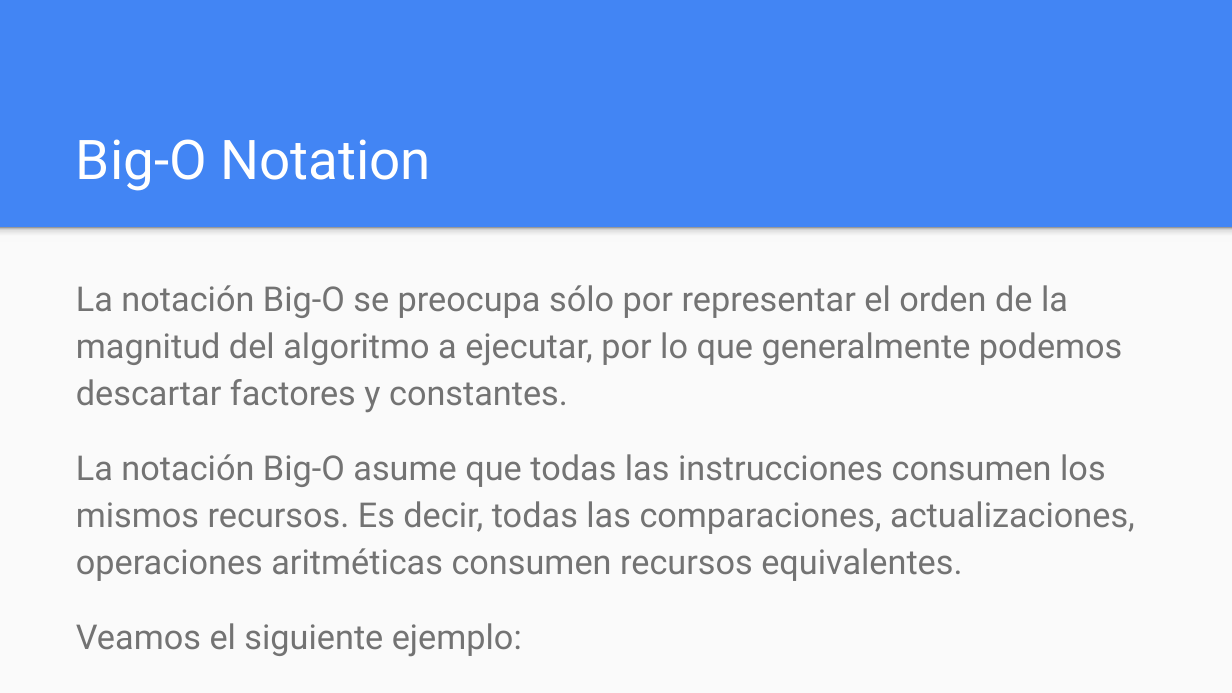
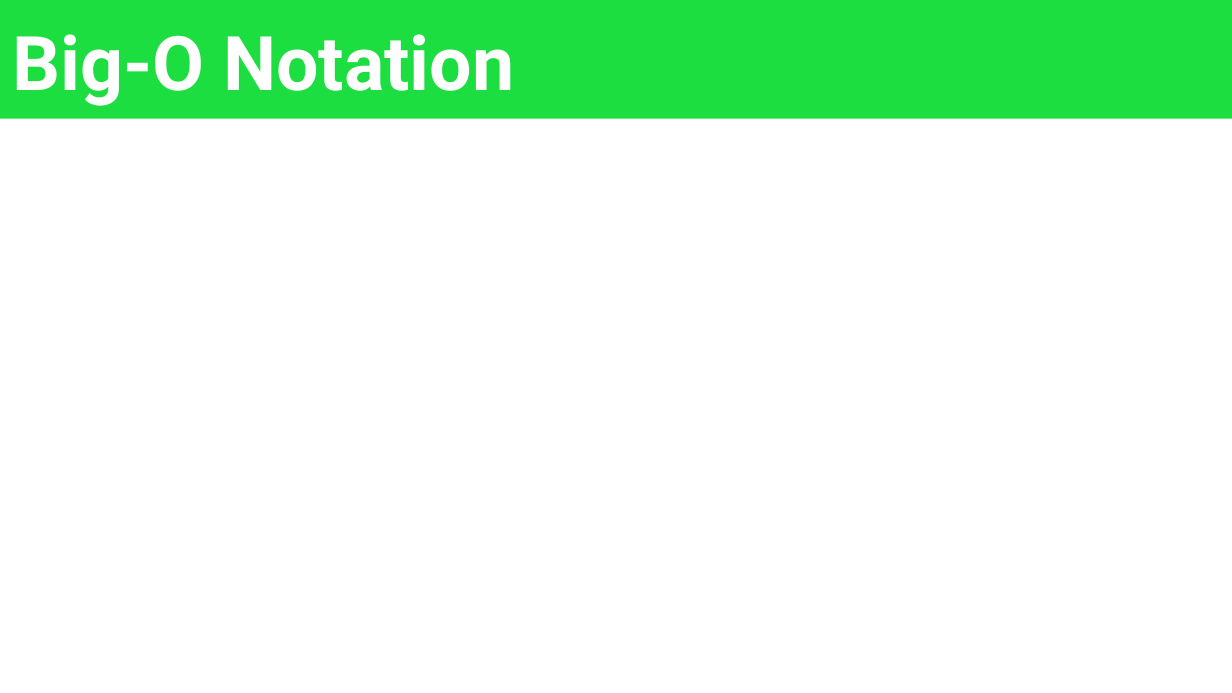
Before and after one commit to OMardil/INFO2, a slide deck: slide 10 of MOD09_Big_O/01 Presentacion/INFO2_MOD10-Análisis de Algoritmos.pptx (slide 6 before the commit). Drawn at 1232x693 pixels with LibreOffice and Linux fonts; fonts in the diff are those of the drawing; grey boxes stand for pictures. Boxes give left, top, right and bottom in pixels: in the first picture for what was removed or moved away, otherwise in the second. Text is boxed around its words. In the diff, an @@ line names an element or a change of style, - is before the commit and + after.

```diff
--- a/MOD09_Big_O/01 Presentacion/INFO2_MOD10-Análisis de Algoritmos.pptx
+++ b/MOD09_Big_O/01 Presentacion/INFO2_MOD10-Análisis de Algoritmos.pptx
@@ background #4285F4 to #FFFFFF @@
@@ title "Big-O Notation": place and size @@
-title "Big-O Notation" at [76, 139, 431, 191]
+title "Big-O Notation" at [0, 0, 1232, 118]
@@ title "Big-O Notation" at [0, 0, 1232, 118]: size 32 to 44 pt, bold on; line spacing 1 to 0.9; fill none to #1CDE41 @@
@@ rectangle removed at [0, 227, 1232, 692] @@
@@ rectangle removed at [0, 227, 1232, 241] @@
@@ text removed at [76, 285, 1135, 656] @@
-La notación Big-O se preocupa sólo por representar el orden de la magnitud del algoritmo a ejecutar, por lo que generalmente podemos descartar factores y constantes.
-La notación Big-O asume que todas las instrucciones consumen los mismos recursos. Es decir, todas las comparaciones, actualizaciones, operaciones aritméticas consumen recursos equivalentes.
-Veamos el siguiente ejemplo:
```
Also in this commit, not shown: 15 other slides changed, 15 slides added, 7 slides removed, 10 other files.
